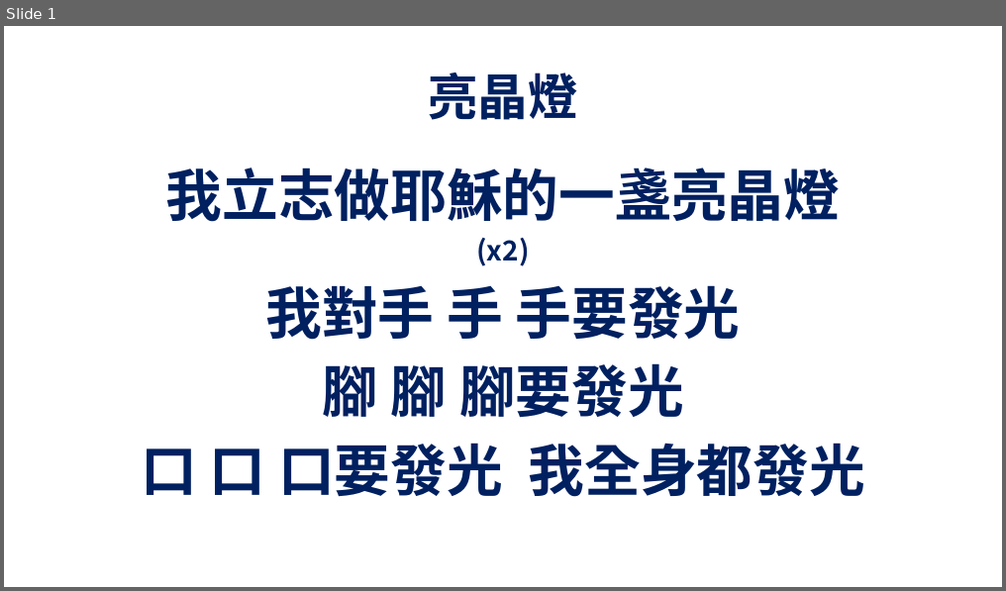
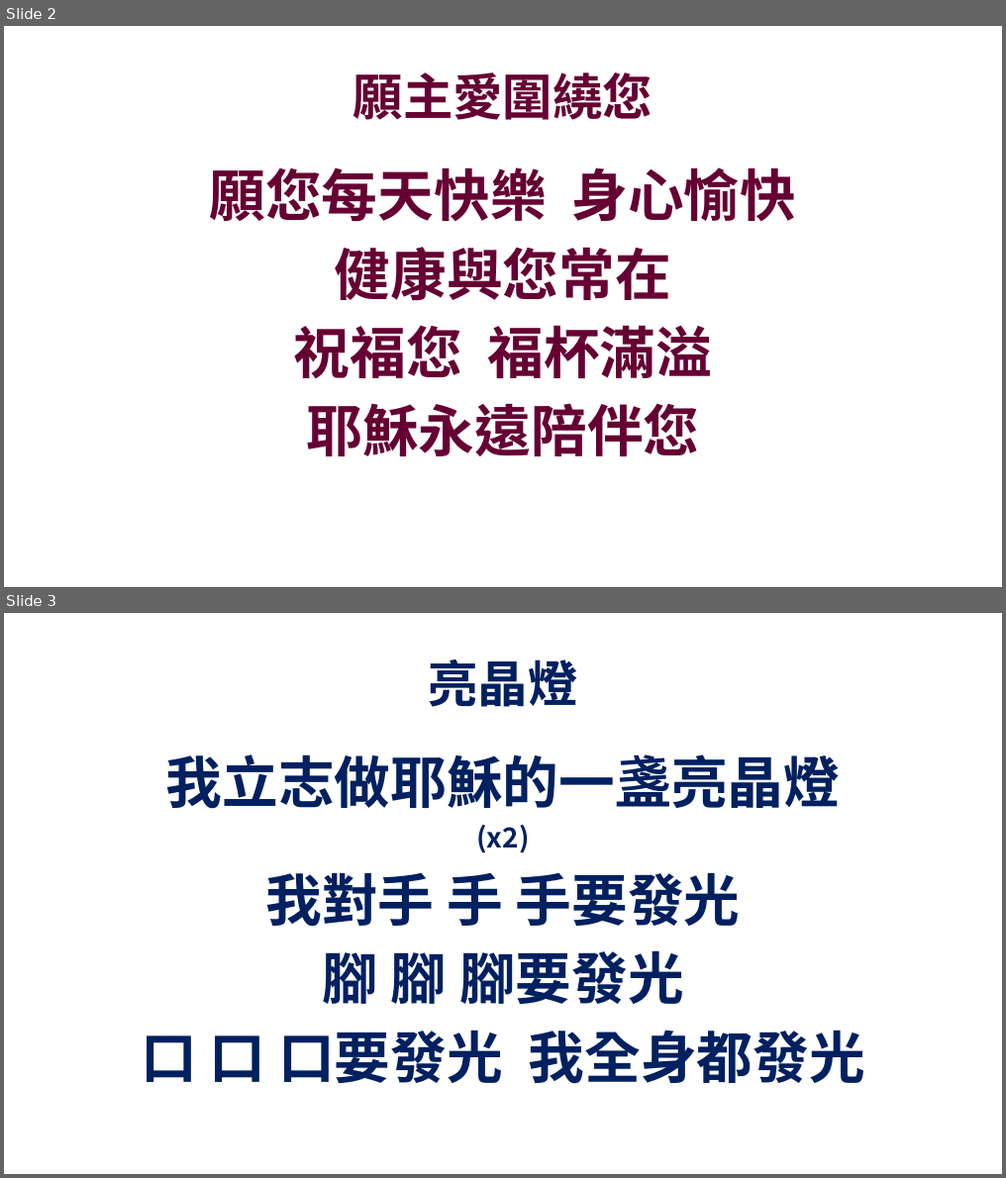
Before and after one commit to batisuoc/bible-school, a slide deck: 2020/2月.pptx. Shown one above the other, each under a label of ours: slide 1 before the commit, slides 2 and 3 after it. The pictures are 1006x591 and 1006x1178 pixels, drawn with LibreOffice and Linux fonts; fonts in the diff are those of the drawing; background and template pictures are left out. Boxes give left, top, right and bottom in pixels: in the first picture for what was removed or moved away, otherwise in the second. Text is boxed around its words. In the diff, an @@ line names an element or a change of style, - is before the commit and + after.

```diff
--- a/2020/2月.pptx
+++ b/2020/2月.pptx
@@ slide 2 added at (4, 26, 1002, 587), background picture (left out) @@
@@ title added at (353, 73, 652, 120), 48 pt, text #660033, bold @@
+願主愛圍繞您
@@ text added at (210, 168, 797, 457), 54 pt, text #660033, bold @@
+願您每天快樂 身心愉快
+健康與您常在
+祝福您 福杯滿溢
+耶穌永遠陪伴您
@@ what was slide 1 is now slide 3 @@
```
Also in this commit, not shown: 1 slide changed, 4 other slides added, 7 other files.
